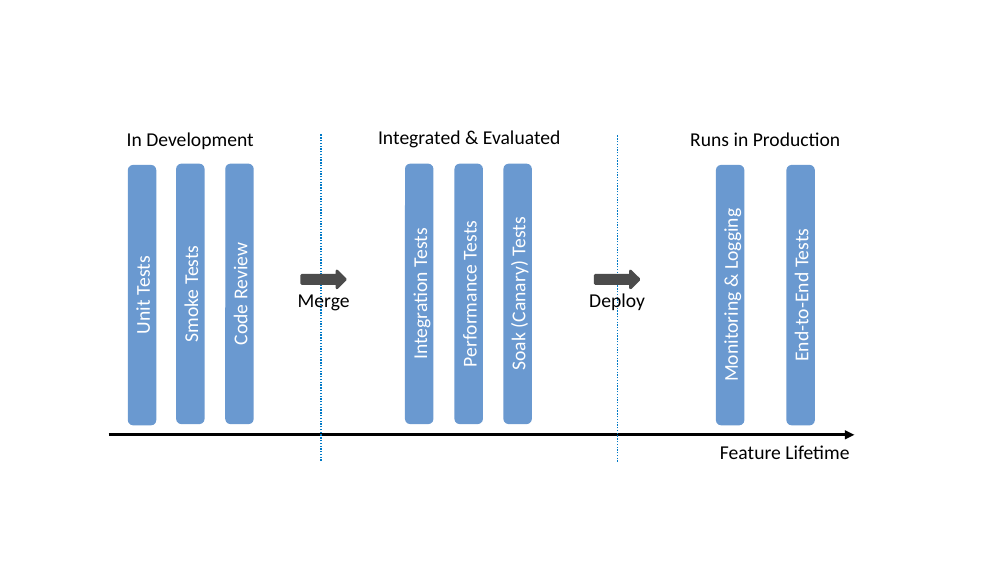
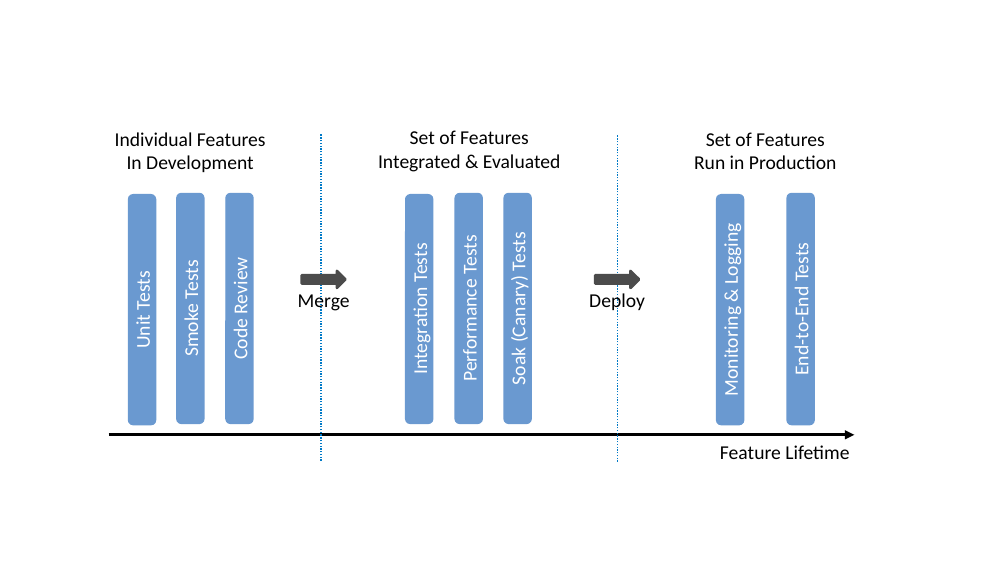
Before and after one commit to SystemsApproach/ops, a slide deck: slide 24 of figures.pptx. Drawn at 1008x567 pixels with LibreOffice and Linux fonts; fonts in the diff are those of the drawing. Boxes give left, top, right and bottom in pixels: in the first picture for what was removed or moved away, otherwise in the second. Text is boxed around its words. In the diff, an @@ line names an element or a change of style, - is before the commit and + after.

```diff
--- a/figures.pptx
+++ b/figures.pptx
@@ text "Individual Features" moved from (x1=127, y1=132, x2=254, y2=149) to (x1=115, y1=132, x2=266, y2=172) @@
@@ text at (x1=115, y1=132, x2=266, y2=146): paragraph added @@
+Individual Features
@@ text at (x1=410, y1=130, x2=529, y2=144): paragraph added @@
+Set of Features
@@ text at (x1=694, y1=132, x2=836, y2=169): text changed @@
-Runs in Production
+Set of Features
+Run in Production
@@ rounded rectangle "Unit Tests" resized from (x1=128, y1=165, x2=155, y2=424) to (x1=129, y1=195, x2=156, y2=425) @@
@@ rounded rectangle "Smoke Tests" resized from (x1=176, y1=164, x2=204, y2=423) to (x1=177, y1=194, x2=204, y2=424) @@
@@ rounded rectangle "Code Review" resized from (x1=226, y1=164, x2=253, y2=423) to (x1=226, y1=194, x2=254, y2=424) @@
@@ rounded rectangle "Integration Tests" resized from (x1=405, y1=164, x2=432, y2=423) to (x1=405, y1=195, x2=432, y2=423) @@
@@ rounded rectangle "Performance Tests" resized from (x1=456, y1=164, x2=483, y2=423) to (x1=455, y1=194, x2=482, y2=424) @@
@@ rounded rectangle "Soak (Canary) Tests" resized from (x1=504, y1=164, x2=531, y2=423) to (x1=503, y1=194, x2=531, y2=424) @@
@@ rounded rectangle "Monitoring & Logging" resized from (x1=717, y1=165, x2=744, y2=424) to (x1=716, y1=195, x2=743, y2=425) @@
@@ rounded rectangle "End-to-End Tests" resized from (x1=787, y1=165, x2=814, y2=424) to (x1=787, y1=194, x2=814, y2=424) @@
```
Also in this commit, not shown: 1 other slide changed, 3 other files.
